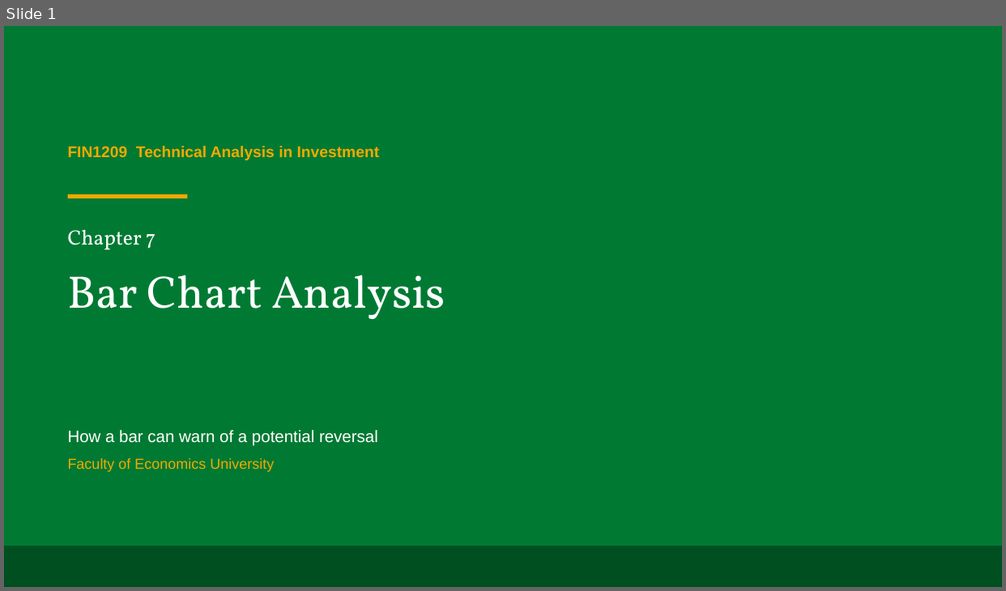
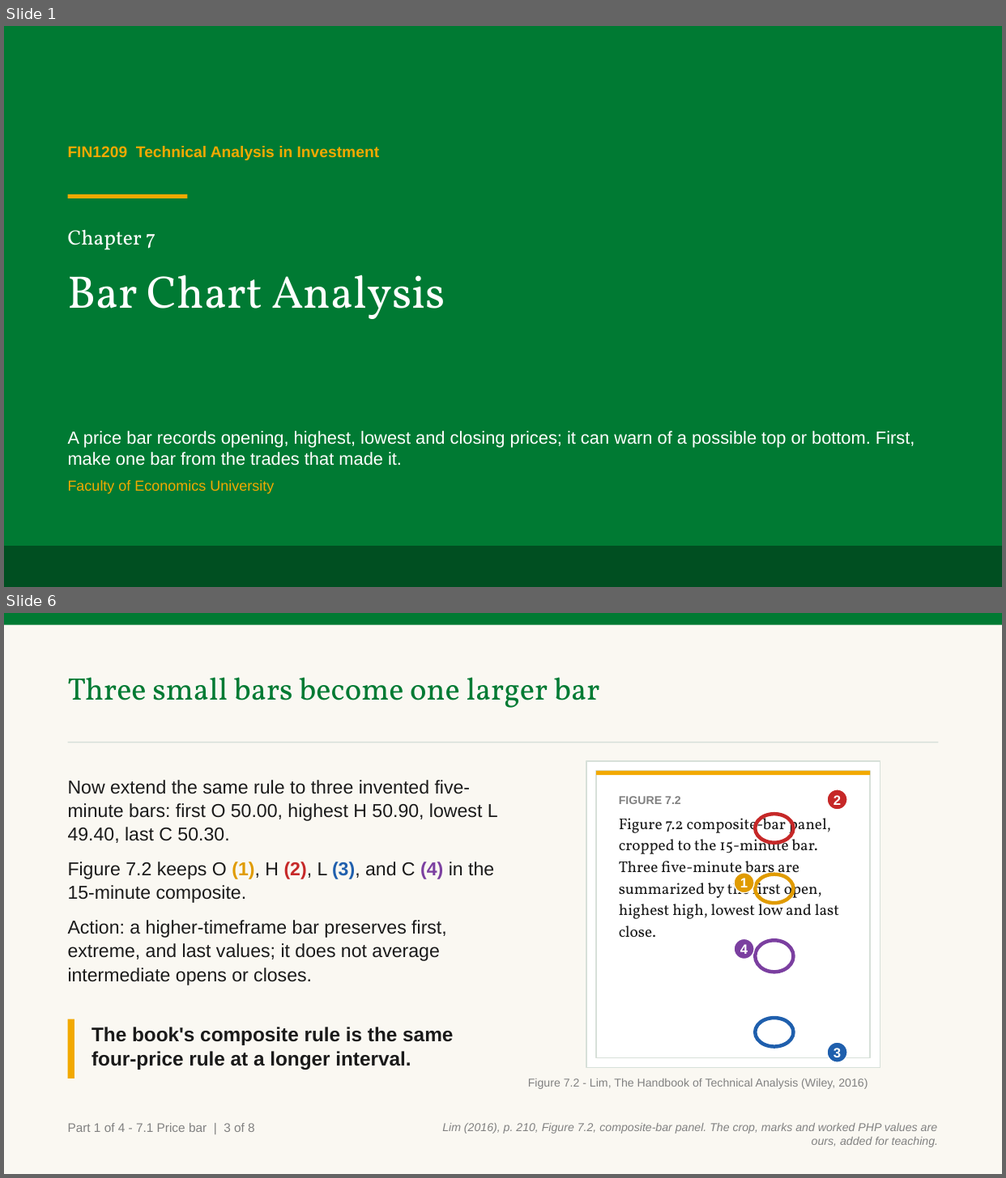
Before and after one commit to benjiesotelo-sudo/Telos_FIN1209, a slide deck: chapter-07/FIN1209-Chapter-07.pptx. Shown one above the other, each under a label of ours: slide 1 before the commit, slides 1 and 6 after it; the slides between them are not shown. The pictures are 1006x591 and 1006x1178 pixels, drawn with LibreOffice and Linux fonts; fonts in the diff are those of the drawing. Boxes give left, top, right and bottom in pixels: in the first picture for what was removed or moved away, otherwise in the second. Text is boxed around its words. In the diff, an @@ line names an element or a change of style, - is before the commit and + after.

Commit message:
Build Chapter 7 Part 1 price bar slides (#36)
* Build Chapter 7 Part 1 price bar slides

* Fix Chapter 7 Part 1 reader findings

* Fix Chapter 7 second reader findings

* Fix Chapter 7 third reader findings

* Define trend sentiment before use

* Improve sentiment table and worked read

* Tighten Chapter 7 chart marks

* Fix final Chapter 7 chart marks

```diff
--- a/chapter-07/FIN1209-Chapter-07.pptx
+++ b/chapter-07/FIN1209-Chapter-07.pptx
@@ slide 6 added at bbox=[4, 613, 1002, 1174], background #FFFFFF @@
@@ rectangle added at bbox=[4, 613, 1002, 1174], fill #FAF8F2 @@
@@ rectangle added at bbox=[4, 613, 1002, 625], fill #007A33 @@
@@ text added at bbox=[68, 677, 599, 708], 30 pt, text #007A33 @@
+Three small bars become one larger bar
@@ rectangle added at bbox=[68, 742, 938, 743], fill #D7E0D9 @@
@@ text added at bbox=[68, 780, 498, 986], 18 pt, text #1A1A1A @@
+Now extend the same rule to three invented five-minute bars: first O 50.00, highest H 50.90, lowest L 49.40, last C 50.30.
+Figure 7.2 keeps O (1), H (2), L (3), and C (4) in the 15-minute composite.
+Action: a higher-timeframe bar preserves first, extreme, and last values; it does not average intermediate opens or closes.
@@ rectangle added at bbox=[586, 761, 880, 1068], fill #FFFFFF, outline #D7E0D9 1 pt @@
@@ rectangle added at bbox=[596, 771, 870, 1059], fill #FFFFFF, outline #D7E0D9 1 pt @@
@@ rectangle added at bbox=[596, 771, 870, 776], fill #F2A900 @@
@@ text added at bbox=[619, 796, 839, 937], 15 pt, text #1A1A1A @@
+FIGURE 7.2
+Figure 7.2 composite-bar panel, cropped to the 15-minute bar. Three five-minute bars are summarized by the first open, highest high, lowest low and last close.
@@ ellipse added at bbox=[828, 790, 848, 810], fill #C62828, outline #FFFFFF 1 pt, 13 pt, text #FFFFFF, bold @@
+2
@@ ellipse added at bbox=[755, 815, 793, 843], outline #C62828 3.5 pt @@
@@ ellipse added at bbox=[734, 873, 754, 893], fill #E09B00, outline #FFFFFF 1 pt, 13 pt, text #FFFFFF, bold @@
+1
@@ ellipse added at bbox=[755, 875, 793, 903], outline #E09B00 3.5 pt @@
@@ ellipse added at bbox=[734, 939, 754, 960], fill #7B3FA0, outline #FFFFFF 1 pt, 13 pt, text #FFFFFF, bold @@
+4
@@ ellipse added at bbox=[755, 941, 793, 973], outline #7B3FA0 3.5 pt @@
@@ rectangle added at bbox=[68, 1020, 74, 1079], fill #F2A900 @@
@@ ellipse added at bbox=[755, 1018, 793, 1046], outline #1F5FAD 3.5 pt @@
@@ text added at bbox=[91, 1027, 453, 1070], 19 pt, text #1A1A1A, bold @@
+The book's composite rule is the same four-price rule at a longer interval.
@@ ellipse added at bbox=[828, 1043, 848, 1063], fill #1F5FAD, outline #FFFFFF 1 pt, 13 pt, text #FFFFFF, bold @@
+3
@@ text added at bbox=[528, 1079, 867, 1089], 11 pt, text #818181 @@
+Figure 7.2 - Lim, The Handbook of Technical Analysis (Wiley, 2016)
@@ text added at bbox=[68, 1123, 255, 1132], 12 pt, text #818181 @@
+Part 1 of 4 - 7.1 Price bar | 3 of 8
@@ text added at bbox=[442, 1123, 938, 1148], 11 pt, text #818181, italic @@
+Lim (2016), p. 210, Figure 7.2, composite-bar panel. The crop, marks and worked PHP values are ours, added for teaching.
@@ slide 1 changed as well @@
@@ text at bbox=[68, 431, 914, 466]: text changed; size 16 to 17 pt @@
-How a bar can warn of a potential reversal
+A price bar records opening, highest, lowest and closing prices; it can warn of a possible top or bottom. First, make one bar from the trades that made it.
```
Also in this commit, not shown: 5 other slides changed, 16 other slides added, 5 slides removed, 3 other files.
